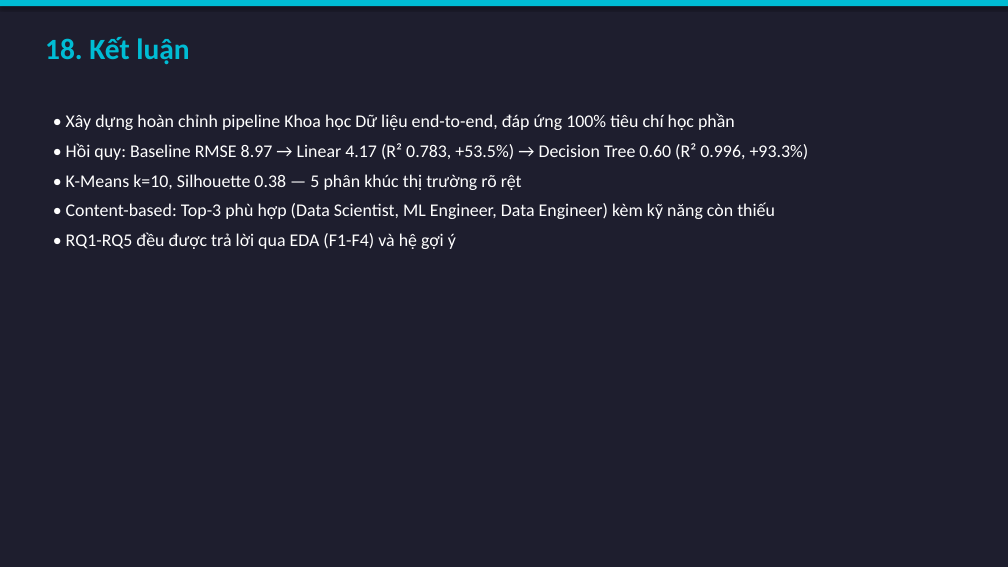
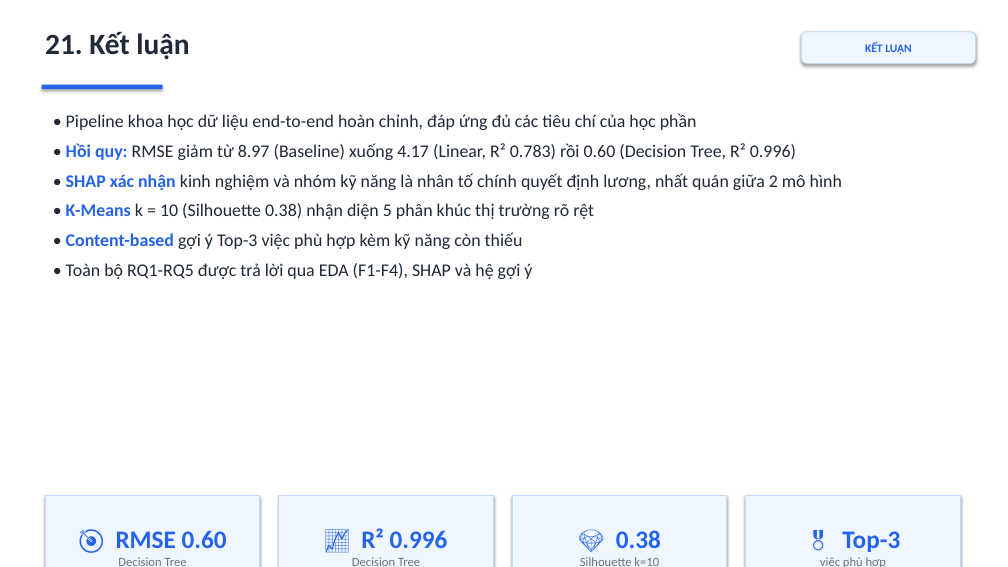
Before and after one commit to ThuyLoiLerning/KhoaHocDuLieu, a slide deck: slide 21 of reports/slides/TrinhBay_ChuyenDe4.pptx (slide 18 before the commit). Drawn at 1008x567 pixels with LibreOffice and Linux fonts; fonts in the diff are those of the drawing. Boxes give left, top, right and bottom in pixels: in the first picture for what was removed or moved away, otherwise in the second. Text is boxed around its words. In the diff, an @@ line names an element or a change of style, - is before the commit and + after.

```diff
--- a/reports/slides/TrinhBay_ChuyenDe4.pptx
+++ b/reports/slides/TrinhBay_ChuyenDe4.pptx
@@ background #1E1E2E to #FFFFFF @@
@@ rectangle removed at (0,0,1008,6) @@
@@ text at (45,32,189,60): text changed; text colour #00BCD4 to #1F2937 @@
-18. Kết luận
+21. Kết luận
@@ rounded rectangle added at (802,32,975,64), fill #EFF6FF, outline #BFDBFE 0.75 pt, 11 pt, text #2563EB, bold @@
+KẾT LUẬN
@@ rectangle added at (42,85,163,89), fill #2563EB @@
@@ text at (66,113,842,279): text changed; text colour #FFFFFF to #1F2937 @@
-• Xây dựng hoàn chỉnh pipeline Khoa học Dữ liệu end-to-end, đáp ứng 100% tiêu chí học phần
-• Hồi quy: Baseline RMSE 8.97 → Linear 4.17 (R² 0.783, +53.5%) → Decision Tree 0.60 (R² 0.996, +93.3%)
-• K-Means k=10, Silhouette 0.38 — 5 phân khúc thị trường rõ rệt
-• Content-based: Top-3 phù hợp (Data Scientist, ML Engineer, Data Engineer) kèm kỹ năng còn thiếu
-• RQ1-RQ5 đều được trả lời qua EDA (F1-F4) và hệ gợi ý
+• Pipeline khoa học dữ liệu end-to-end hoàn chỉnh, đáp ứng đủ các tiêu chí của học phần
+• Hồi quy: RMSE giảm từ 8.97 (Baseline) xuống 4.17 (Linear, R² 0.783) rồi 0.60 (Decision Tree, R² 0.996)
+• SHAP xác nhận kinh nghiệm và nhóm kỹ năng là nhân tố chính quyết định lương, nhất quán giữa 2 mô hình
+• K-Means k = 10 (Silhouette 0.38) nhận diện 5 phân khúc thị trường rõ rệt
+• Content-based gợi ý Top-3 việc phù hợp kèm kỹ năng còn thiếu
+• Toàn bộ RQ1-RQ5 được trả lời qua EDA (F1-F4), SHAP và hệ gợi ý
@@ rectangle added at (45,495,260,567), fill #EFF6FF, outline #BFDBFE 1 pt, 12 pt, text #6B7280 @@
+🎯 RMSE 0.60
+Decision Tree
@@ rectangle added at (279,495,494,567), fill #EFF6FF, outline #BFDBFE 1 pt, 12 pt, text #6B7280 @@
+📈 R² 0.996
+Decision Tree
@@ rectangle added at (512,495,727,567), fill #EFF6FF, outline #BFDBFE 1 pt, 12 pt, text #6B7280 @@
+💎 0.38
+Silhouette k=10
@@ rectangle added at (746,495,960,567), fill #EFF6FF, outline #BFDBFE 1 pt, 12 pt, text #6B7280 @@
+🎖️ Top-3
+việc phù hợp
```
Also in this commit, not shown: 14 other slides changed, 8 slides added, 5 slides removed, 10 other files.
